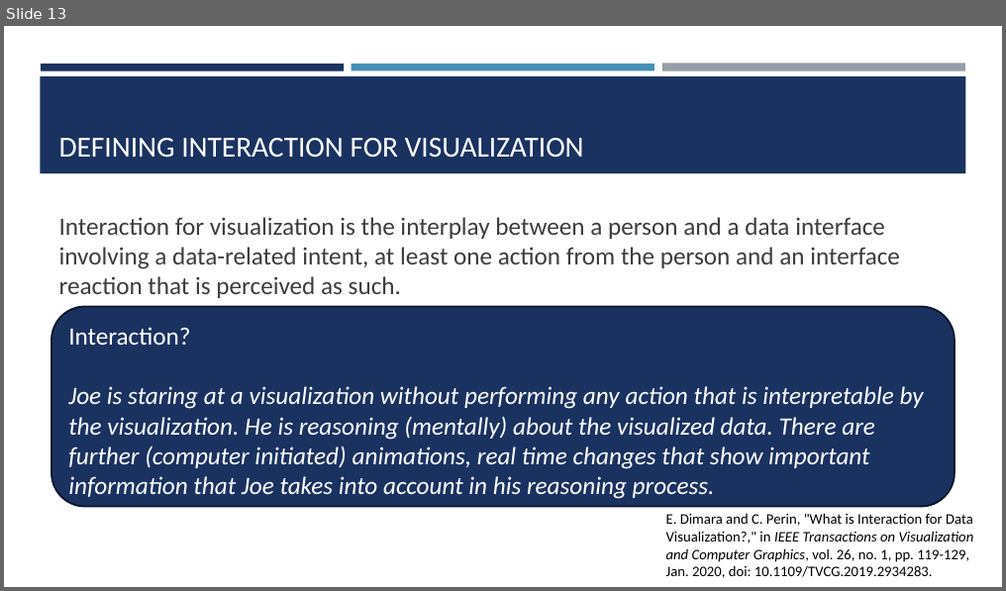
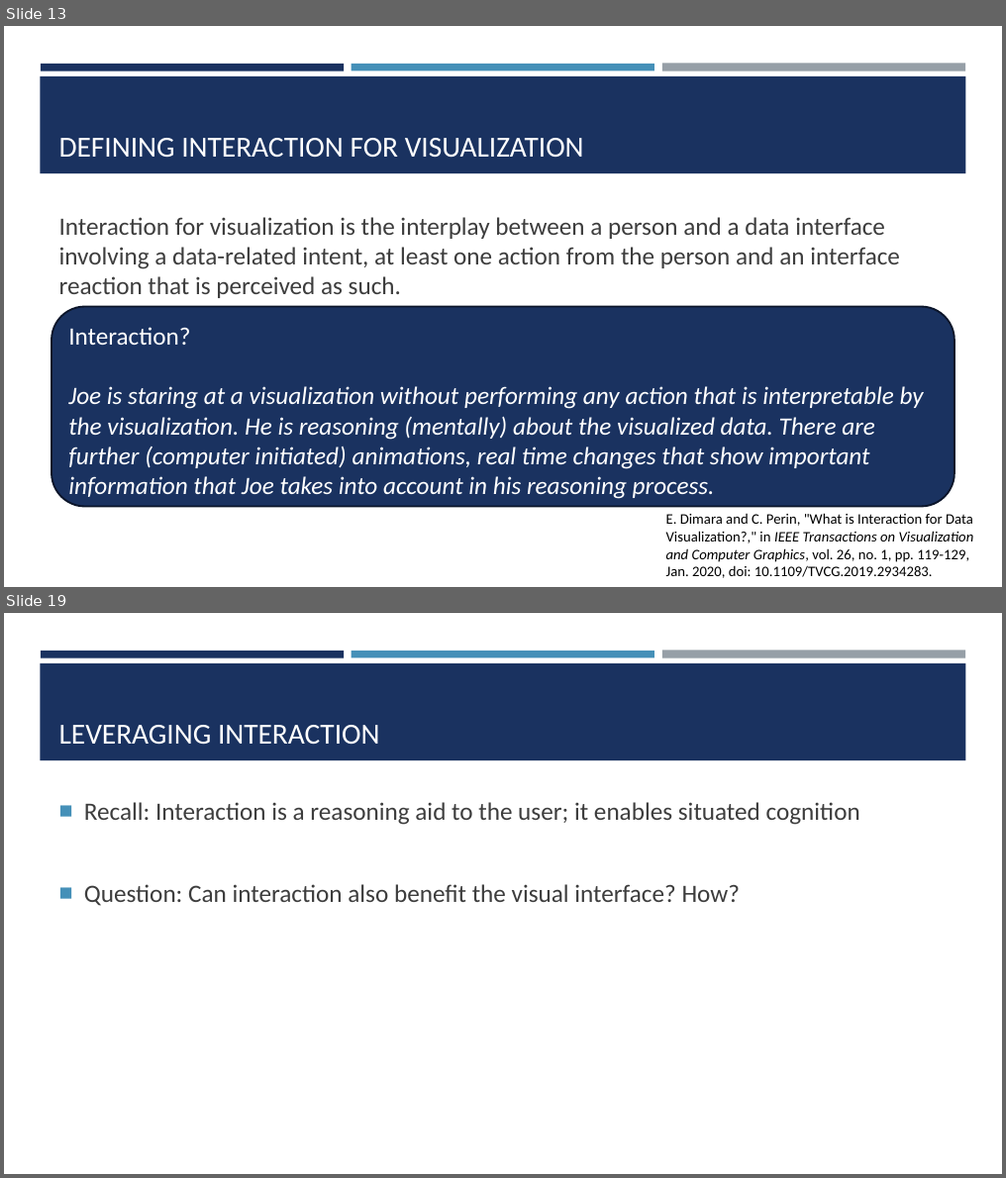
Before and after one commit to amosca01/SDS-CSC235, a slide deck: slides/05-interaction.pptx. Shown one above the other, each under a label of ours: slide 13 before the commit, slides 13 and 19 after it; the slides between them are not shown. The pictures are 1006x591 and 1006x1178 pixels, drawn with LibreOffice and Linux fonts; fonts in the diff are those of the drawing. Boxes give left, top, right and bottom in pixels: in the first picture for what was removed or moved away, otherwise in the second. Text is boxed around its words. In the diff, an @@ line names an element or a change of style, - is before the commit and + after.

Commit message:
interaction

```diff
--- a/slides/05-interaction.pptx
+++ b/slides/05-interaction.pptx
@@ slide 19 added at (x1=4, y1=613, x2=1002, y2=1174), background #FFFFFF; not listed: 4 template elements that a slide beside it also shows @@
@@ title added at (x1=59, y1=725, x2=380, y2=745), 28 pt, text #FFFFFF @@
+LEVERAGING INTERACTION
@@ text added at (x1=84, y1=802, x2=860, y2=906), 24 pt, text #3D3D3D @@
+■ Recall: Interaction is a reasoning aid to the user; it enables situated cognition
+■ Question: Can interaction also benefit the visual interface? How?
```
Also in this commit, not shown: 1 slide changed, 13 other slides added, 5 other files.
